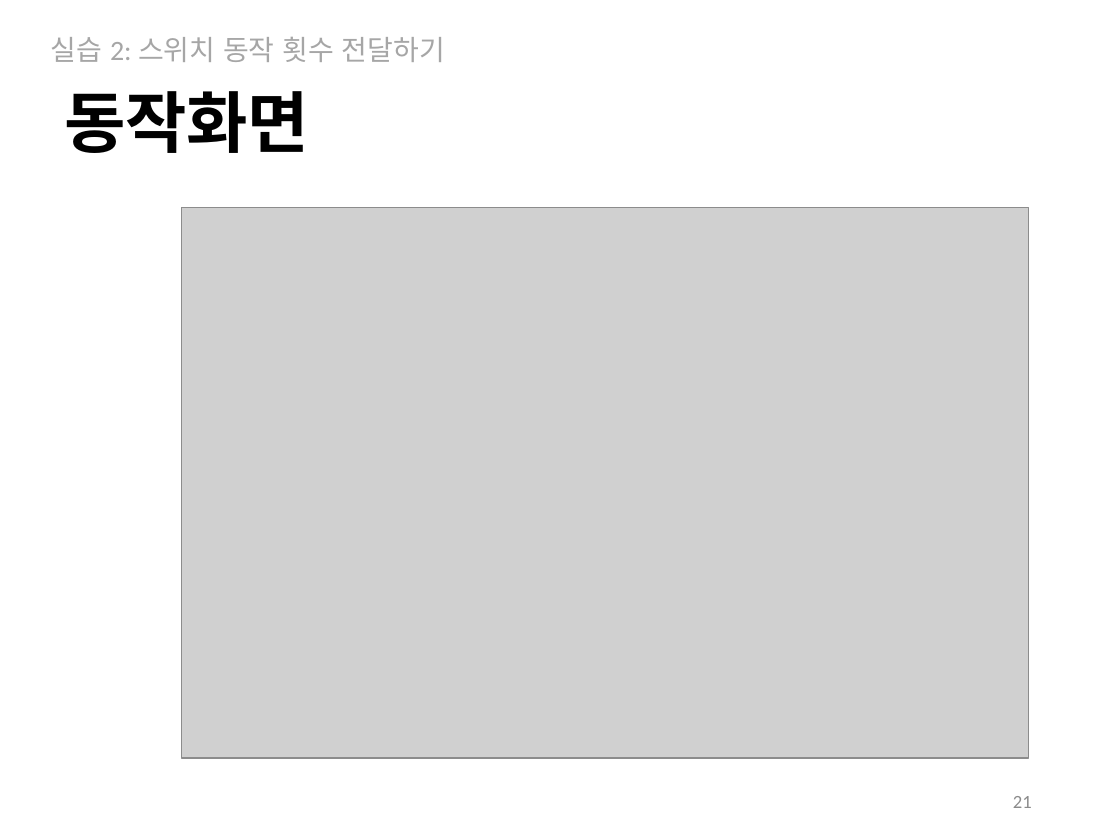
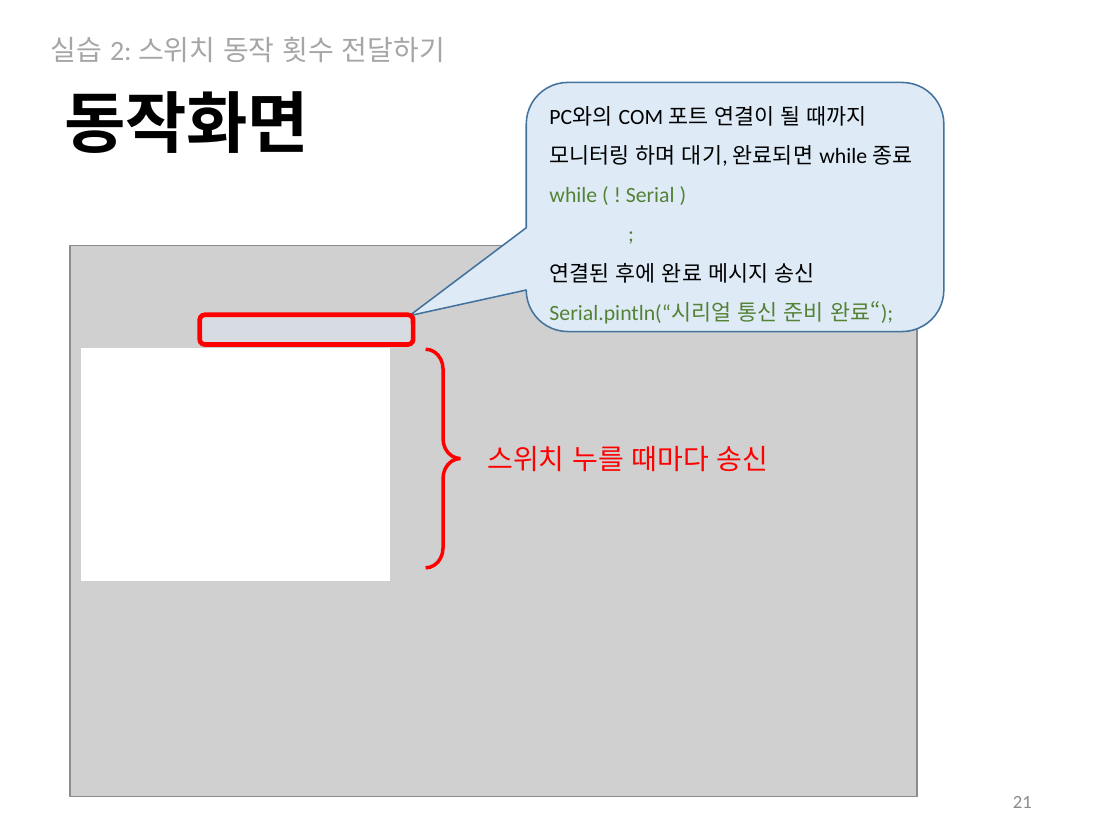
Before and after one commit to iot2019/Week05, a slide deck: slide 21 of Week05.pptx. Drawn at 1120x840 pixels with LibreOffice and Linux fonts; fonts in the diff are those of the drawing; grey boxes stand for pictures. Boxes give left, top, right and bottom in pixels: in the first picture for what was removed or moved away, otherwise in the second. Text is boxed around its words. In the diff, an @@ line names an element or a change of style, - is before the commit and + after.

```diff
--- a/Week05.pptx
+++ b/Week05.pptx
@@ rounded speech box added at <box>526,83,944,332</box>, fill #DEEBF7, outline #43739E 1 pt, 14 pt, text #000000 @@
+PC와의 COM 포트 연결이 될 때까지 모니터링 하며 대기, 완료되면 while 종료
+while ( ! Serial )
+;
+연결된 후에 완료 메시지 송신
+Serial.pintln(“시리얼 통신 준비 완료“);
@@ picture: place and size @@
-picture at <box>181,207,1028,758</box>
+picture at <box>69,245,916,796</box>
@@ rounded rectangle added at <box>199,315,413,344</box>, fill #DEEBF7 at 48% opacity, outline #FF0000 3 pt @@
@@ rectangle added at <box>82,349,389,580</box>, fill #FFFFFF, outline #FFFFFF 1 pt @@
@@ right brace added at <box>426,349,460,568</box>, outline #FF0000 2.25 pt @@
@@ text added at <box>487,446,769,472</box>, 18 pt, text #FF0000 @@
+스위치 누를 때마다 송신
```
Also in this commit, not shown: 4 other slides changed.
